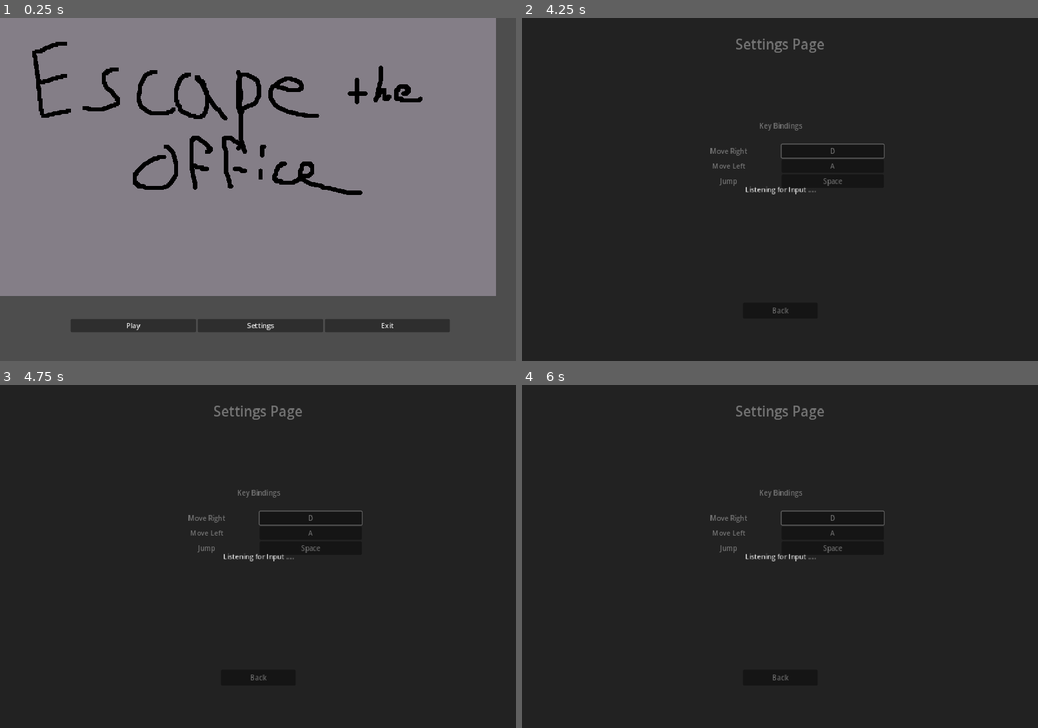
Above: before the commit, frames 1-4 (two rows, left to right).
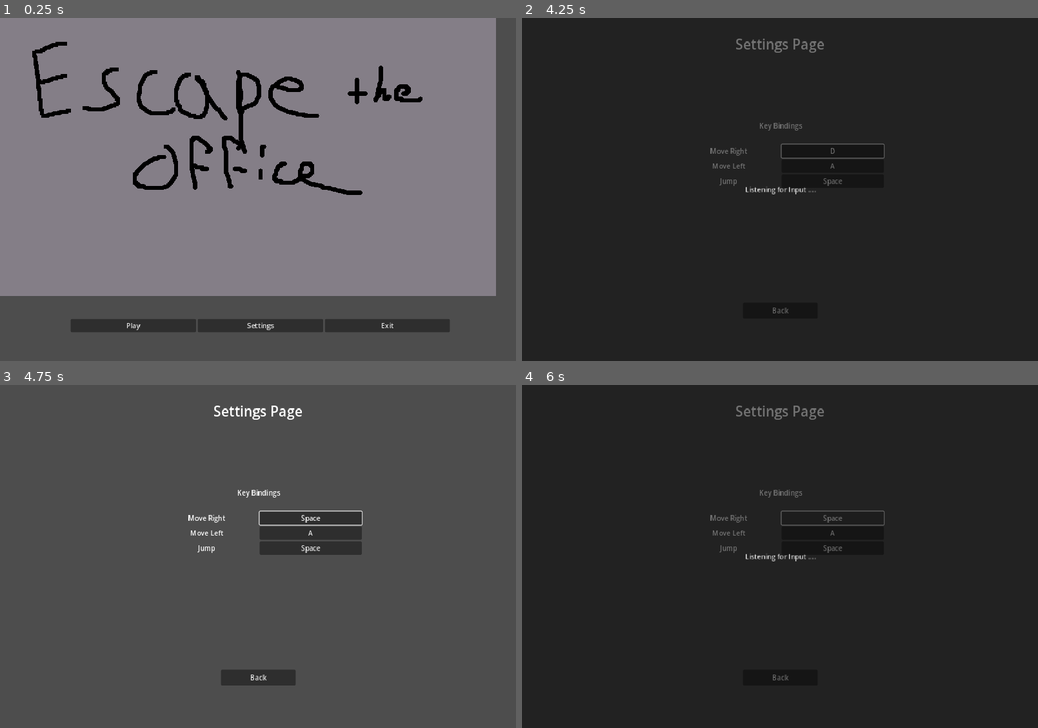
Above: after the commit, the same moments.

Repository: pilsnerpals/escape-gwj
Game: Godot game, scene res://Scenes/Menus/MainMenu.tscn
The game is run twice, just before and just after one commit, with the same random seed, the same clock (stepped at 60 frames per second) and the same inputs.
Inputs:
- Up to frame 1 (0.25 s): no input
- Up to frame 2 (4.25 s): click "Settings" at 0.5 s; click "D" at 1.25 s; click "A" at 2 s; click "Space" at 2.75 s; click "Back" at 3.5 s
- Up to frame 3 (4.75 s): tap Enter at 4.25 s; hold D (move_right) from 4.28 s (still down); tap Space (move_jump) at 4.35, 4.52 s
- Up to frame 4 (6 s): tap Space (move_jump) at 4.82, 5.75, 5.85 s; release D (move_right) at 5 s; click "Space" at 5 s; hold D (move_right) from 5.78 s (still down)

Frames 1-2 are identical in both runs. In frame 3, 100% of the frame differs, in the area x 0-100%, y 0-100%; in frame 4, less than 0.1%.

Commit message:
got control remapping working

Diff:
--- a/Scenes/Menus/Settings.gd
+++ b/Scenes/Menus/Settings.gd
@@ -1,42 +1,53 @@
 extends Control
 
-class BindingInfo:
-	var button: Button
-	var action: String
-	func _init(_button: Button, _action: String):
-		button = _button
-		action = _action
+#class BindingInfo:
+	#var button: Button
+	#var action: String
+	#func _init(_button: Button, _action: String):
+		#button = _button
+		#action = _action
 
 @onready var rightBinding: Button = $"Actions/GridContainer/Move Right Binding"
 @onready var leftBinding: Button = $"Actions/GridContainer/Move Left Binding"
 @onready var jumpBinding: Button = $"Actions/GridContainer/Jump Binding"
 @onready var popup: Popup = $"Popup"
 
-var keybindings: Array[BindingInfo] = []
+var keybindings: Dictionary = {}
 var listening: bool = false
+var currentEditing: String = ""
 # Called when the node enters the scene tree for the first time.
 func _ready():
-	keybindings.append(BindingInfo.new(rightBinding, "move_right"))
-	keybindings.append(	BindingInfo.new(leftBinding, "move_left"))
-	keybindings.append(BindingInfo.new(jumpBinding, "move_jump"))
+	keybindings["move_right"] = rightBinding
+	keybindings["move_left"] = leftBinding
+	keybindings["move_jump"] = jumpBinding
 
 	var bindings: Array = InputMap.get_actions();
-	for binding in keybindings:
-		var events: Array[InputEvent] = InputMap.action_get_events(binding.action)
-		var action_text = events[0].as_text();
-		var action_name = action_text.split(" ")[0]
-		binding.button.text = action_name
+	popup.window_input
+	for event_key in keybindings.keys():
+		_setButtonText(event_key)
 
 func _on_back_pressed():
 	get_tree().change_scene_to_file("res://Scenes/Menus/MainMenu.tscn")
 	pass # Replace with function body.
 
-func _unhandled_key_input(event):
+func _setButtonText(event_key: String):
+	var button = keybindings[event_key]
+	var events: Array[InputEvent] = InputMap.action_get_events(event_key)
+	var action_text = events[0].as_text();
+	var action_name = action_text.split(" ")[0]
+	button.text = action_name
+
+func _on_popup_window_input(event):
 	if listening:
 		if event is InputEventKey:
 			print(event)
+			InputMap.action_erase_events(currentEditing)
+			InputMap.action_add_event(currentEditing, event)
+			_setButtonText(currentEditing)
+
 			listening = false
 			popup.visible = false
+
 
 func _handleButtonPress(name: String):
 	popup.visible = true
@@ -45,14 +56,17 @@
 
 func _on_move_right_binding_pressed():
 	_handleButtonPress("test")
+	currentEditing = "move_right"
 	pass # Replace with function body.
 
 
 func _on_move_left_binding_pressed():
 	_handleButtonPress("test")
+	currentEditing = "move_left"
 	pass # Replace with function body.
 
 
 func _on_jump_binding_pressed():
 	_handleButtonPress("test")
+	currentEditing = "move_jump"
 	pass # Replace with function body.
--- a/Scenes/Menus/Settings.tscn
+++ b/Scenes/Menus/Settings.tscn
@@ -144,3 +144,4 @@
 [connection signal="pressed" from="Actions/GridContainer/Move Right Binding" to="." method="_on_move_right_binding_pressed"]
 [connection signal="pressed" from="Actions/GridContainer/Move Left Binding" to="." method="_on_move_left_binding_pressed"]
 [connection signal="pressed" from="Actions/GridContainer/Jump Binding" to="." method="_on_jump_binding_pressed"]
+[connection signal="window_input" from="Popup" to="." method="_on_popup_window_input"]
